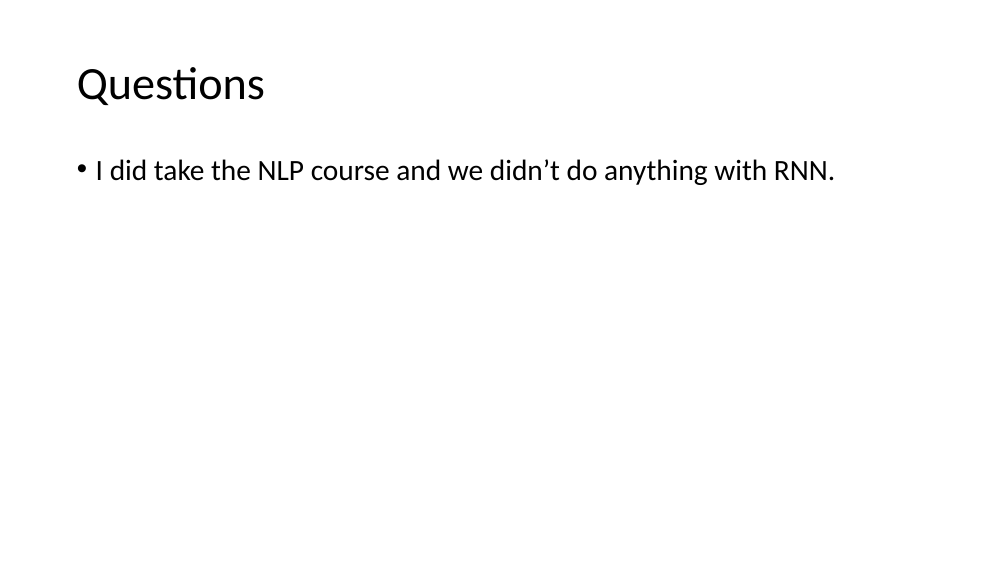
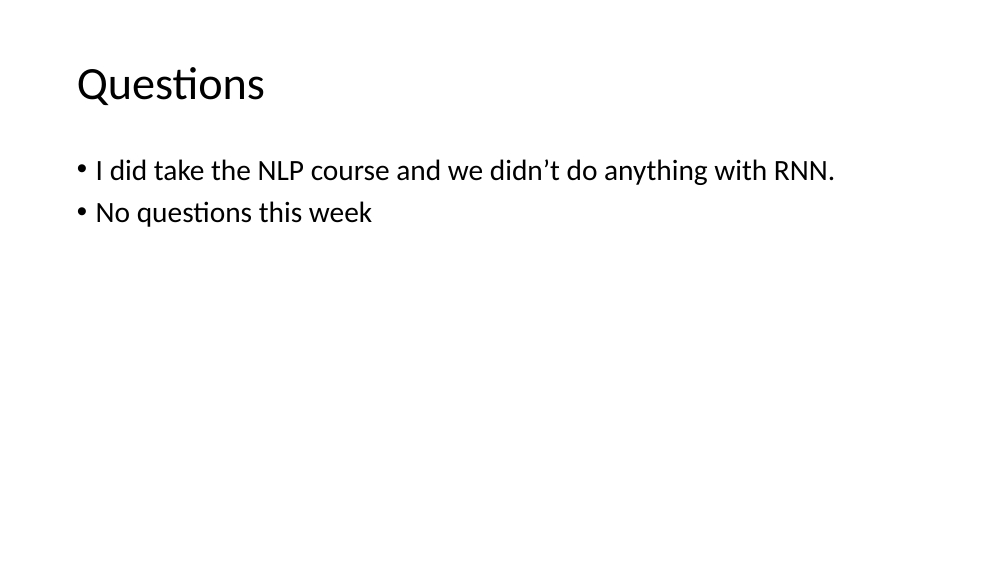
Before and after one commit to scottdyl/qtw, a slide deck: slide 3 of week 13/Dylan Scott Week 13.pptx. Drawn at 1008x567 pixels with LibreOffice and Linux fonts; fonts in the diff are those of the drawing. Boxes give left, top, right and bottom in pixels: in the first picture for what was removed or moved away, otherwise in the second. Text is boxed around its words. In the diff, an @@ line names an element or a change of style, - is before the commit and + after.

```diff
--- a/week 13/Dylan Scott Week 13.pptx
+++ b/week 13/Dylan Scott Week 13.pptx
@@ text at bbox=[96, 201, 372, 227]: paragraph added @@
+• No questions this week
```
Also in this commit, not shown: 1 other file.
